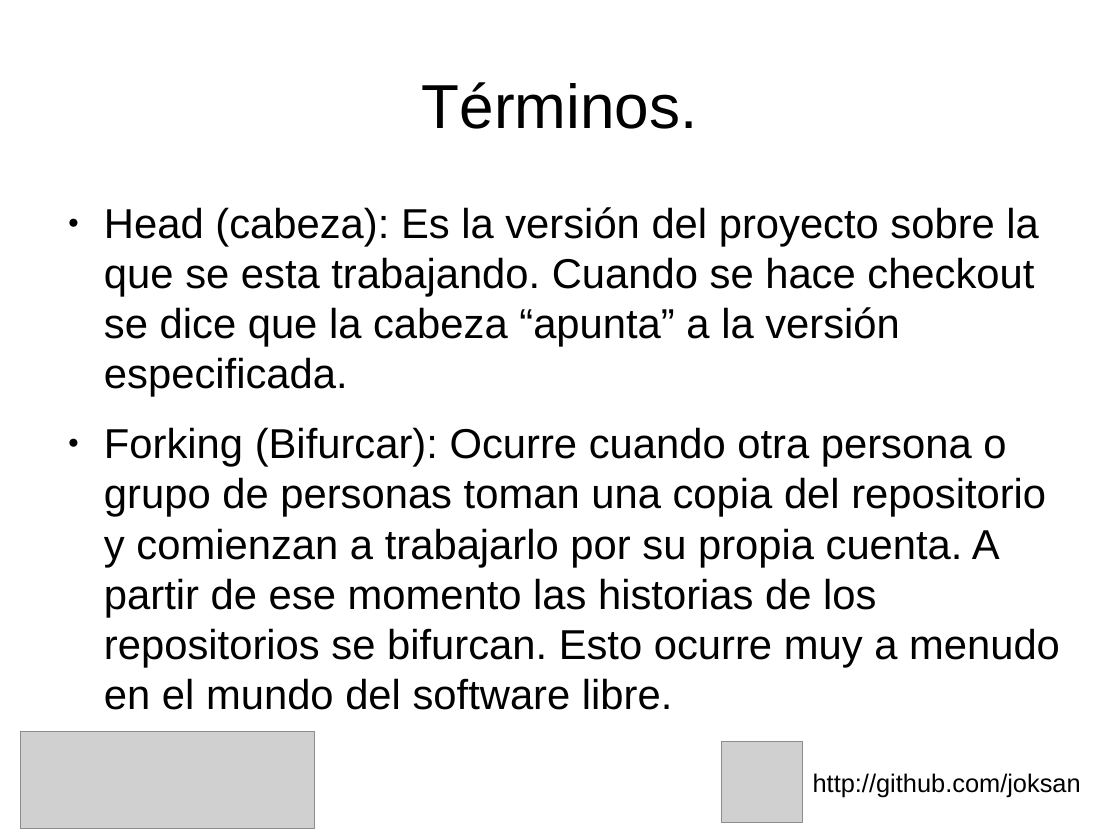
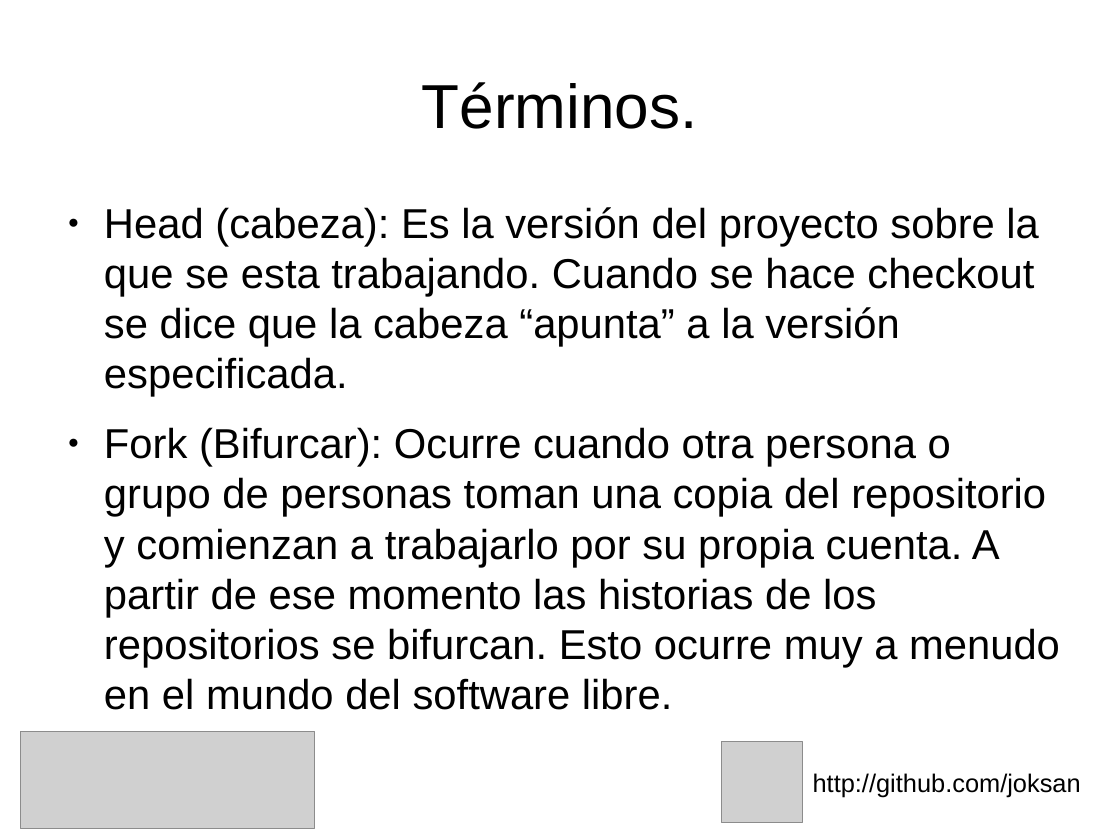
Before and after one commit to joksan/Presentaciones, a slide deck: slide 12 of Presentacion git OHSV/Presentacion git OSHV.odp. Drawn at 1120x840 pixels with LibreOffice and Linux fonts; fonts in the diff are those of the drawing; grey boxes stand for pictures. Boxes give left, top, right and bottom in pixels: in the first picture for what was removed or moved away, otherwise in the second. Text is boxed around its words. In the diff, an @@ line names an element or a change of style, - is before the commit and + after.

Commit message:
Mejoras ortograficas menores a la presentacion de git para OHSV.

```diff
--- a/Presentacion git OHSV/Presentacion git OSHV.odp
+++ b/Presentacion git OHSV/Presentacion git OSHV.odp
@@ text at (104, 427, 1060, 668): text changed @@
-● Forking (Bifurcar): Ocurre cuando otra persona o grupo de personas toman una copia del repositorio y comienzan a trabajarlo por su propia cuenta. A partir de ese momento las historias de los repositorios se bifurcan. Esto ocurre muy a menudo en el mundo del software libre.
+● Fork (Bifurcar): Ocurre cuando otra persona o grupo de personas toman una copia del repositorio y comienzan a trabajarlo por su propia cuenta. A partir de ese momento las historias de los repositorios se bifurcan. Esto ocurre muy a menudo en el mundo del software libre.
```
Also in this commit, not shown: 1 other file.
